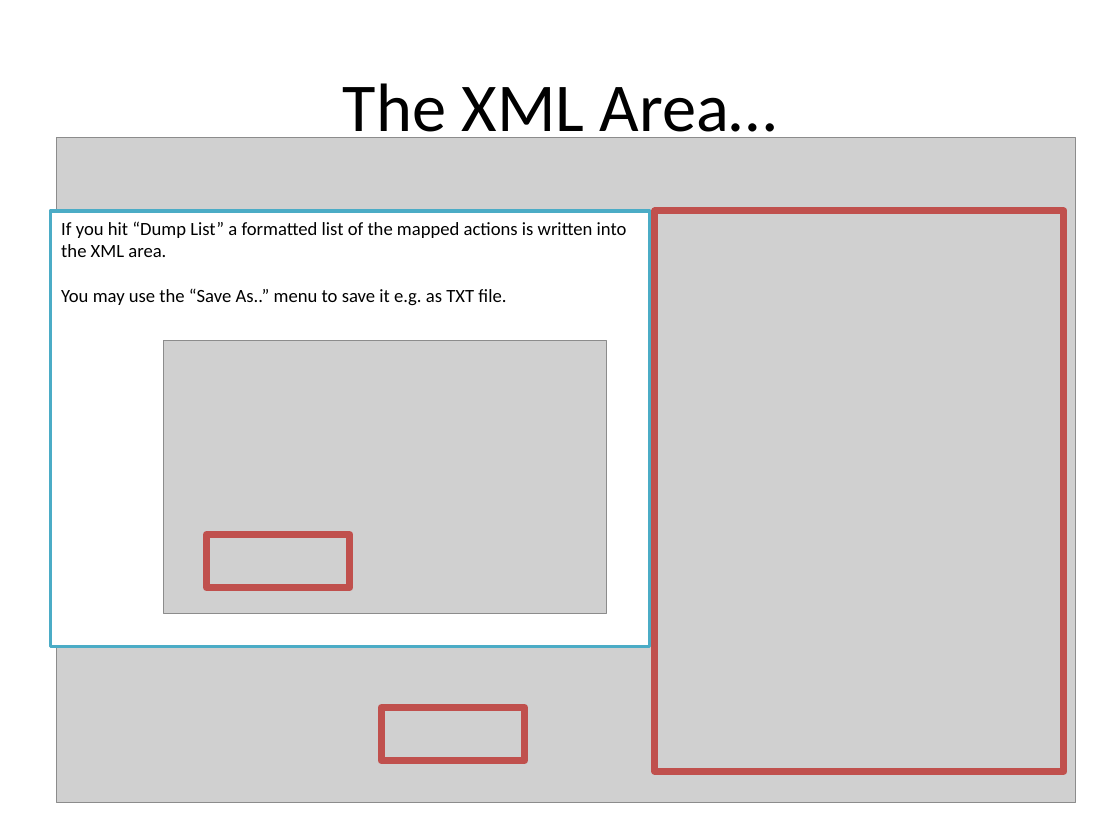
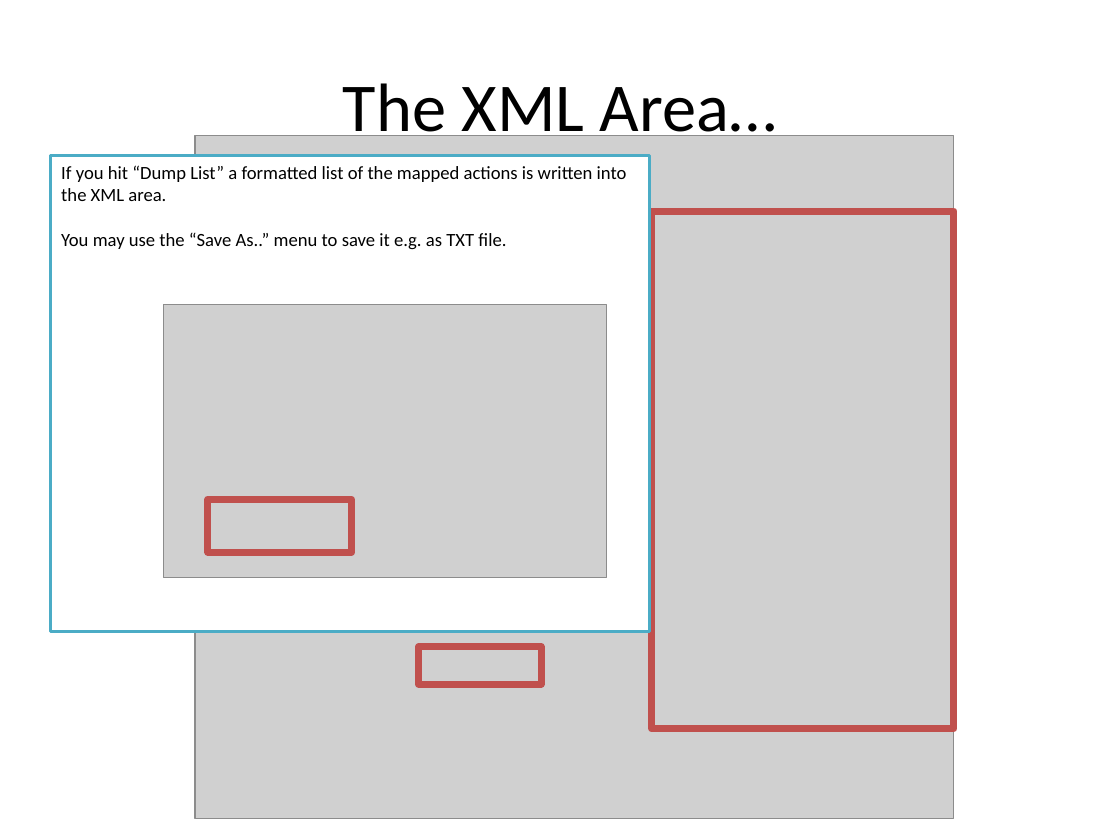
Before and after one commit to SCToolsfactory/SCJMapper-V2, a slide deck: slide 9 of doc/SCJMapper_QGuide.pptx. Drawn at 1120x840 pixels with LibreOffice and Linux fonts; fonts in the diff are those of the drawing; grey boxes stand for pictures. Boxes give left, top, right and bottom in pixels: in the first picture for what was removed or moved away, otherwise in the second. Text is boxed around its words. In the diff, an @@ line names an element or a change of style, - is before the commit and + after.

```diff
--- a/doc/SCJMapper_QGuide.pptx
+++ b/doc/SCJMapper_QGuide.pptx
@@ picture: place and size @@
-picture at (57, 138, 1076, 803)
+picture at (195, 136, 953, 819)
@@ rectangle "If you hit “Dump List” ...": place and size @@
-rectangle "If you hit “Dump List” ..." at (50, 211, 650, 646)
+rectangle "If you hit “Dump List” ..." at (50, 156, 650, 632)
@@ rectangle: place and size @@
-rectangle at (655, 211, 1064, 771)
+rectangle at (652, 212, 954, 729)
@@ picture: place and size @@
-picture at (164, 340, 607, 613)
+picture at (164, 305, 607, 577)
@@ rectangle: place and size @@
-rectangle at (206, 534, 349, 587)
+rectangle at (208, 500, 352, 552)
@@ rectangle: place and size @@
-rectangle at (381, 708, 524, 760)
+rectangle at (419, 647, 541, 684)
```
Also in this commit, not shown: 8 other slides changed, 5 slides added, 1 slide removed, 1 other file.
